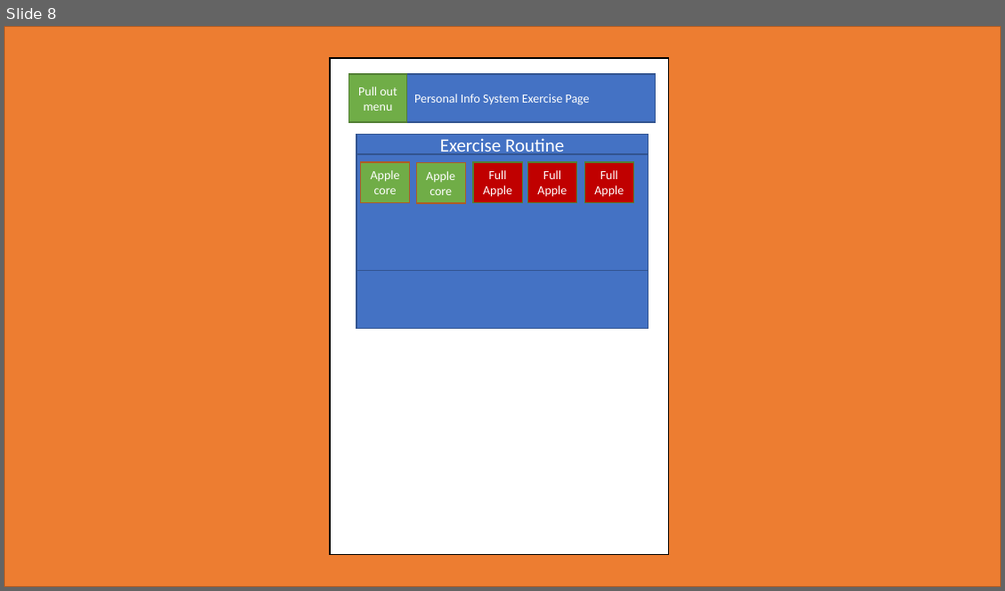
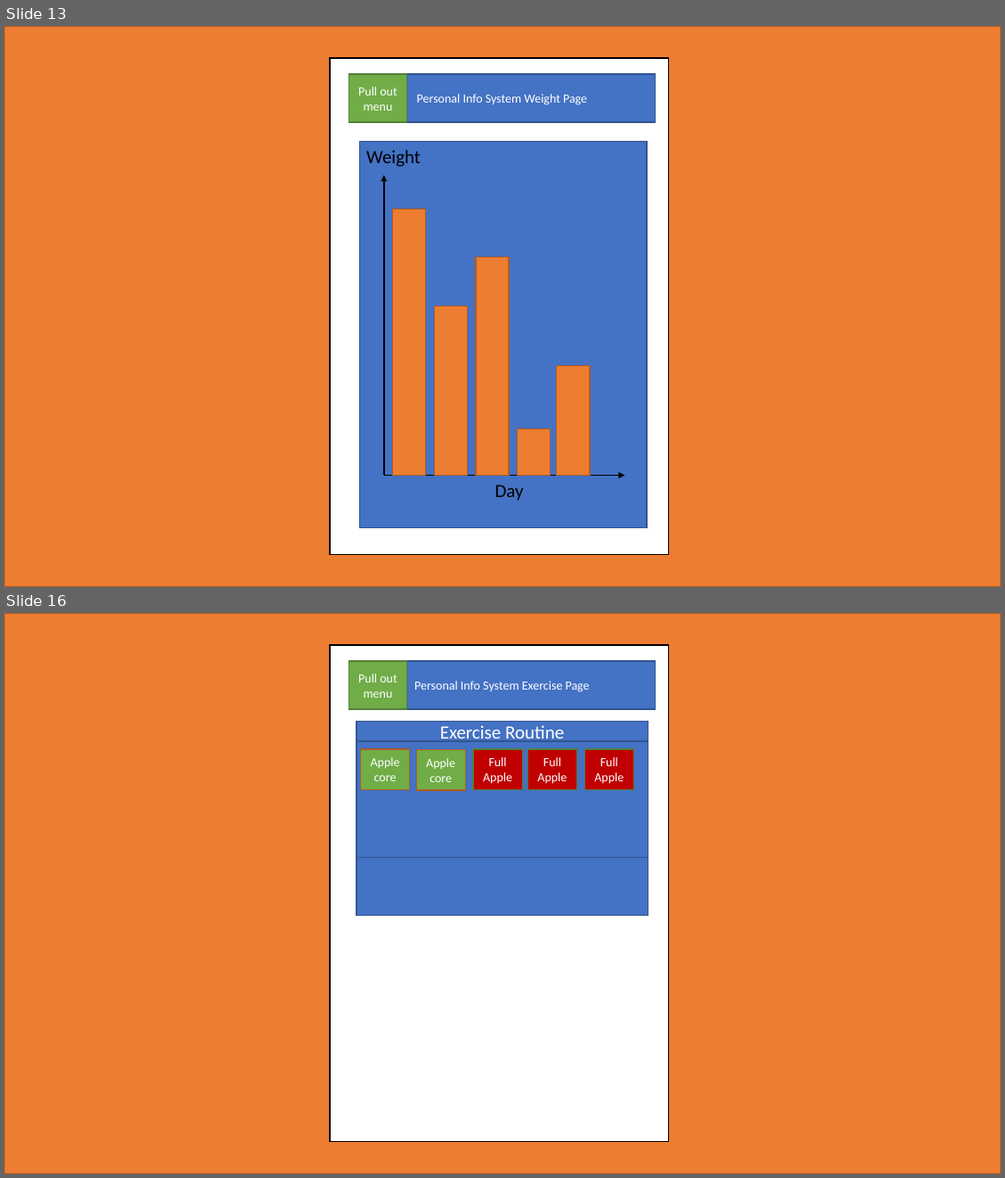
Before and after one commit to CM10313-Group-19/Personal-Infomatics-Software, a slide deck: ProjectInformation/Powerpoint designs/V1/powerpoint design.pptx. Shown one above the other, each under a label of ours: slide 8 before the commit, slides 13 and 16 after it; the slides between them are not shown. The pictures are 1005x591 and 1005x1178 pixels, drawn with LibreOffice and Linux fonts; fonts in the diff are those of the drawing. Boxes give left, top, right and bottom in pixels: in the first picture for what was removed or moved away, otherwise in the second. Text is boxed around its words. In the diff, an @@ line names an element or a change of style, - is before the commit and + after.

```diff
--- a/ProjectInformation/Powerpoint designs/V1/powerpoint design.pptx
+++ b/ProjectInformation/Powerpoint designs/V1/powerpoint design.pptx
@@ slide 13 added at (4,26,1001,587), background #FFFFFF @@
@@ rectangle added at (4,26,1001,587), fill #ED7D31, outline #AF5C24 1 pt @@
@@ rectangle added at (330,58,669,555), fill #FFFFFF, outline #000000 1 pt @@
@@ rectangle added at (348,74,655,122), fill #4472C4, outline #325491 1 pt, 12 pt, text #FFFFFF @@
+Personal Info System Weight Page
@@ rectangle added at (348,74,407,122), fill #70AD47, outline #538035 1 pt, 12 pt, text #FFFFFF @@
+Pull out menu
@@ group added at (359,141,647,528): 6 rectangles, 2 arrows, 2 texts @@
+Weight
+Day
@@ what was slide 8 is now slide 16 @@
```
Also in this commit, not shown: 7 slides changed, 12 other slides added.
